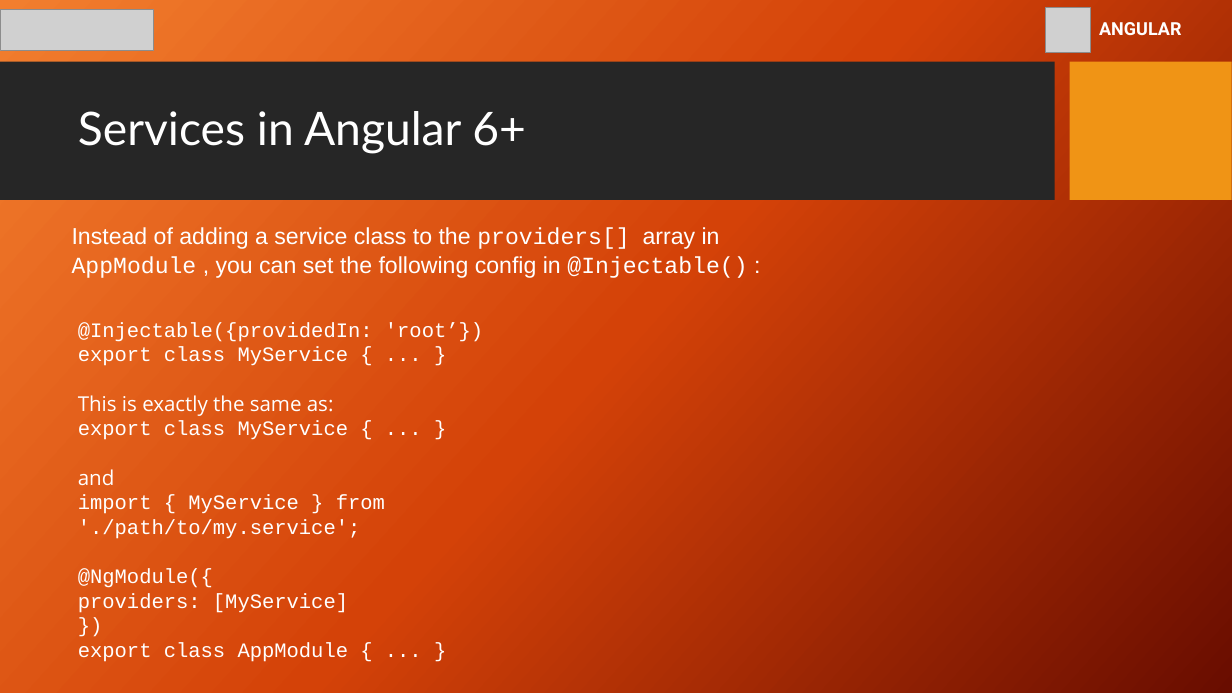
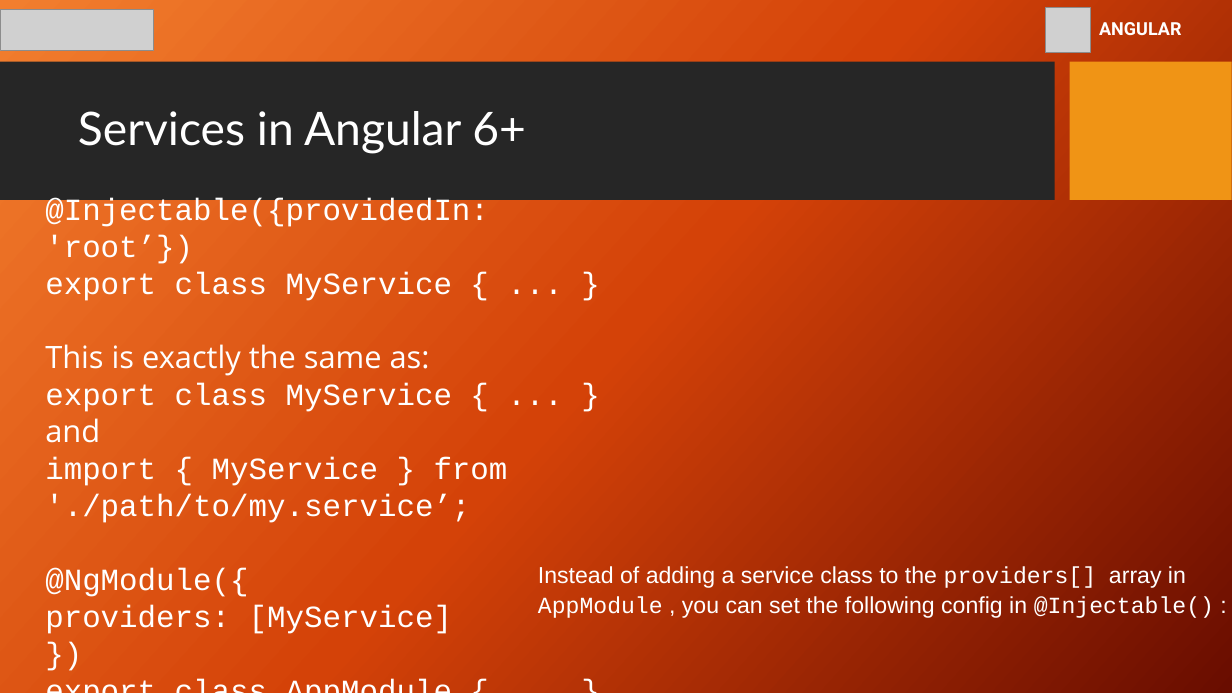
Before and after one commit to youma85/hps-ang, a slide deck: slide 43 of gp-hps-angular-8-yri.pptx. Drawn at 1232x693 pixels with LibreOffice and Linux fonts; fonts in the diff are those of the drawing; grey boxes stand for pictures; background and template pictures are left out. Boxes give left, top, right and bottom in pixels: in the first picture for what was removed or moved away, otherwise in the second. Text is boxed around its words. In the diff, an @@ line names an element or a change of style, - is before the commit and + after.

```diff
--- a/gp-hps-angular-8-yri.pptx
+++ b/gp-hps-angular-8-yri.pptx
@@ text "@Injectable({providedIn: 'root’})": place and size @@
-text "@Injectable({providedIn: 'root’})" at [78, 322, 483, 662]
+text "@Injectable({providedIn: 'root’})" at [45, 198, 508, 634]
@@ text at [45, 198, 489, 634]: size 16 to 24 pt in "@Injectable({providedIn: 'root’})", "export class MyService { ... }", "This is exactly the same as:", "export class MyService { ... }" and 5 more places @@
@@ text at [45, 457, 508, 523]: text changed; size 16 to 24 pt @@
-import { MyService } from './path/to/my.service';
+import { MyService } from './path/to/my.service’;
@@ text "Instead of adding a service ...": place and size @@
-text "Instead of adding a service ..." at [72, 227, 747, 278]
+text "Instead of adding a service ..." at [538, 566, 1214, 618]
```
Also in this commit, not shown: 3 other slides changed, 26 slides added.
